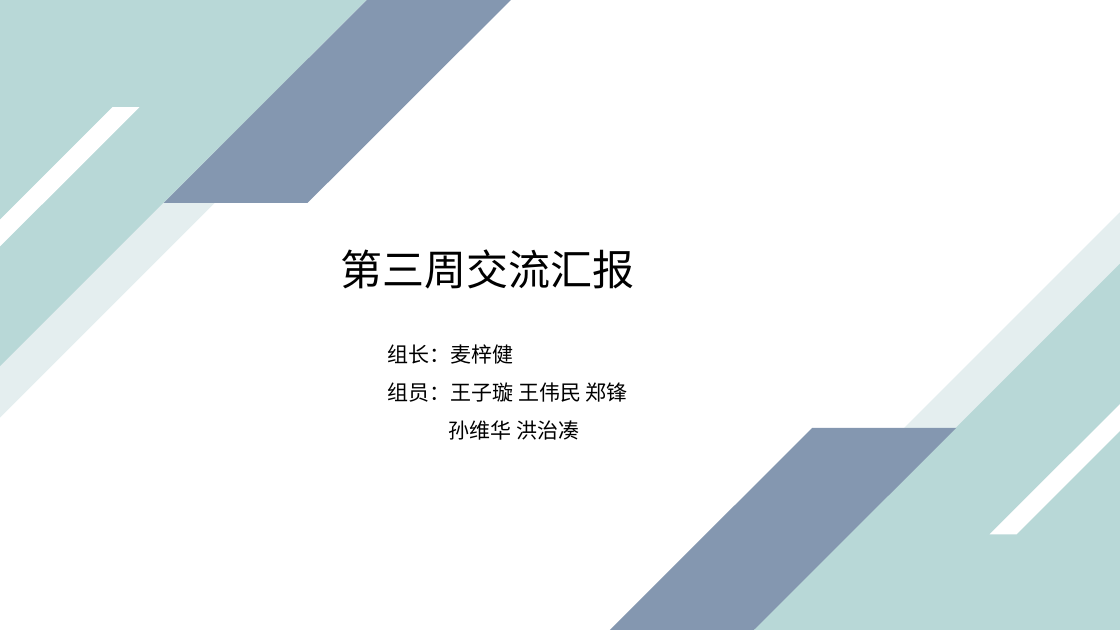
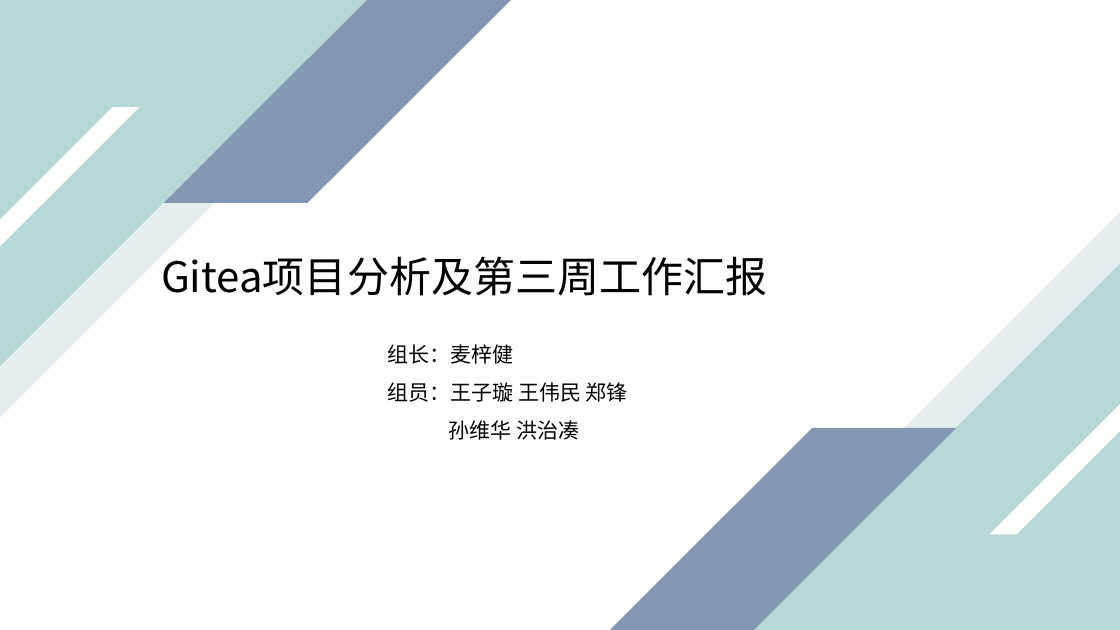
Before and after one commit to bhsei/20_F, a slide deck: slide 1 of 2-课堂汇报/实验一汇报_麦梓健.pptx. Drawn at 1120x630 pixels with LibreOffice and Linux fonts; fonts in the diff are those of the drawing. Boxes give left, top, right and bottom in pixels: in the first picture for what was removed or moved away, otherwise in the second. Text is boxed around its words. In the diff, an @@ line names an element or a change of style, - is before the commit and + after.

```diff
--- a/2-课堂汇报/实验一汇报_麦梓健.pptx
+++ b/2-课堂汇报/实验一汇报_麦梓健.pptx
@@ text at [161,256,767,296]: text changed @@
-第三周交流汇报
+Gitea项目分析及第三周工作汇报
```
Also in this commit, not shown: 3 other slides changed, 2 slides added, 2 other files.
